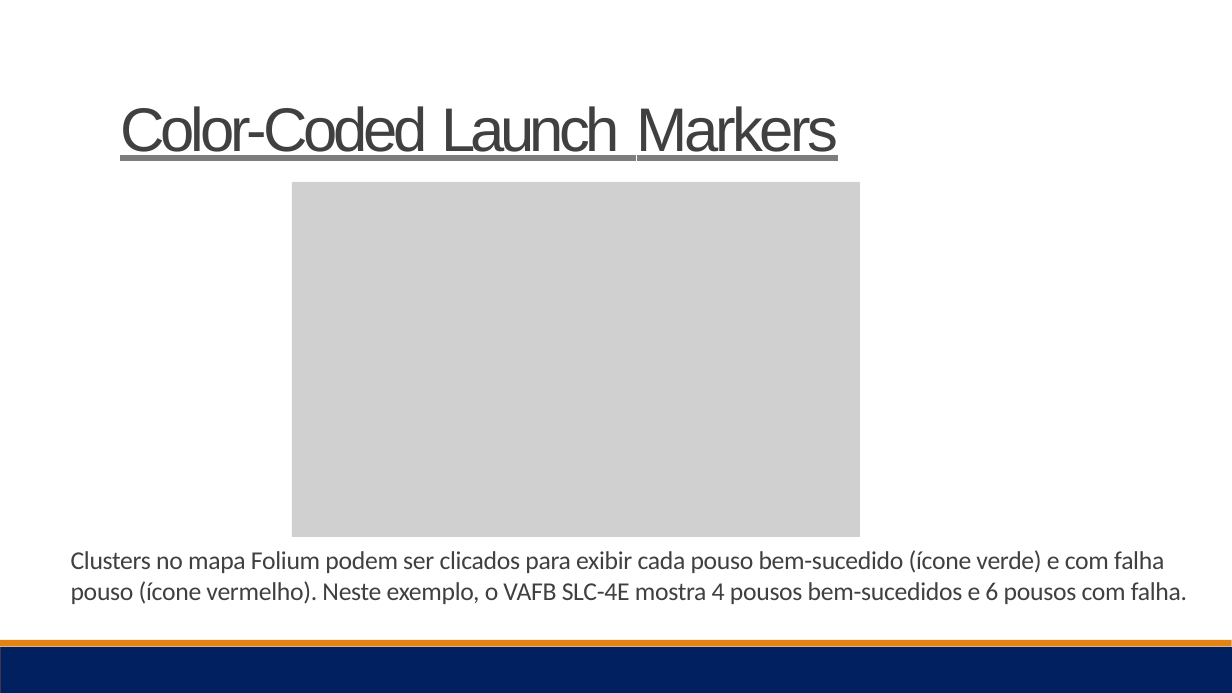
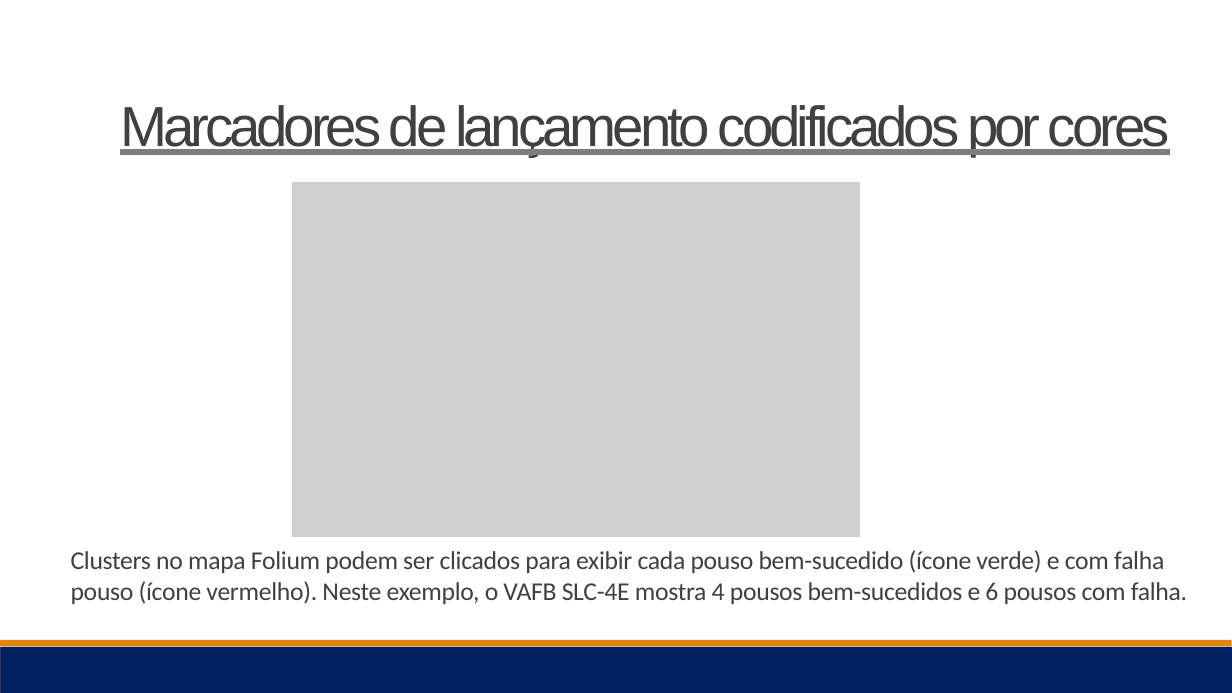
Before and after one commit to yraion/IBM-Data-Science, a slide deck: slide 37 of Data Science Journey -IBM -Robson Cruz.pptx. Drawn at 1232x693 pixels with LibreOffice and Linux fonts; fonts in the diff are those of the drawing; grey boxes stand for pictures. Boxes give left, top, right and bottom in pixels: in the first picture for what was removed or moved away, otherwise in the second. Text is boxed around its words. In the diff, an @@ line names an element or a change of style, - is before the commit and + after.

```diff
--- a/Data Science Journey -IBM -Robson Cruz.pptx
+++ b/Data Science Journey -IBM -Robson Cruz.pptx
@@ title at bbox=[120, 105, 1170, 156]: text changed; size 48 to 44 pt @@
-Color-Coded Launch Markers
+Marcadores de lançamento codificados por cores
```
Also in this commit, not shown: 13 other slides changed, 1 other file.
